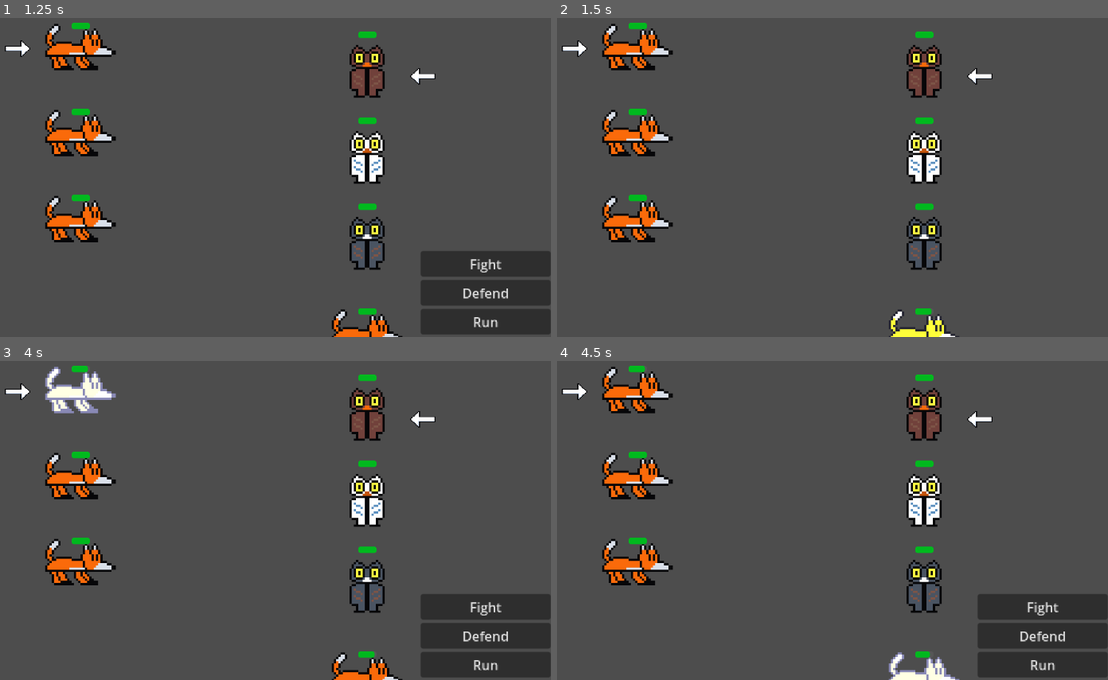
Above: before the commit, frames 1-4 (two rows, left to right).
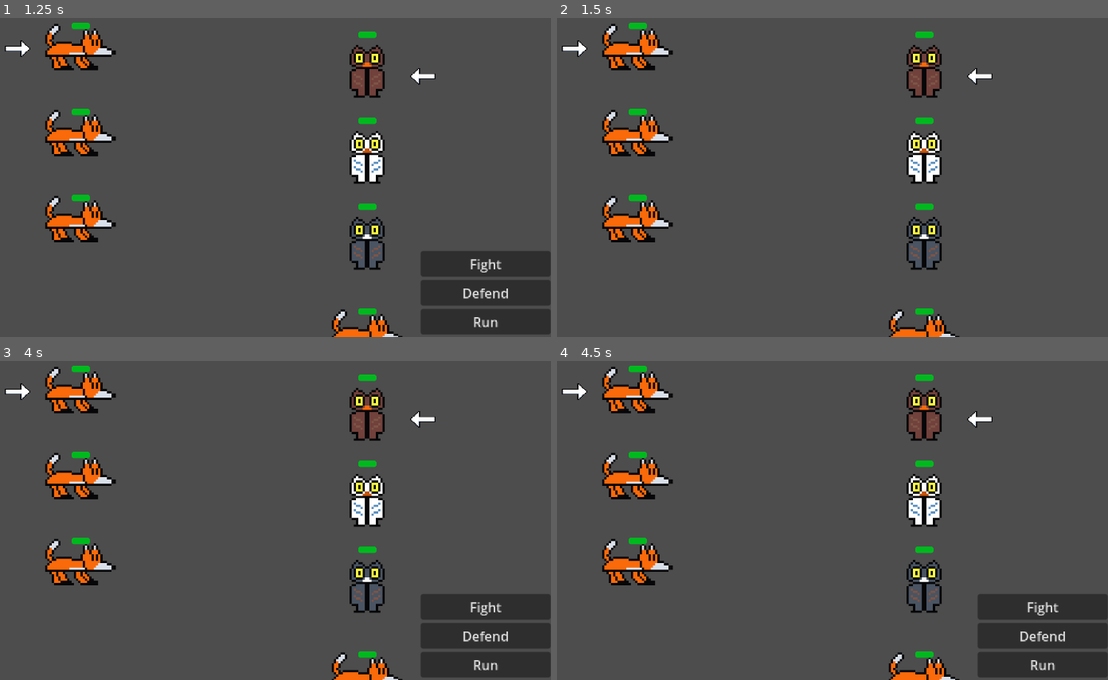
Above: after the commit, the same moments.

Repository: ULTRABEAN7001/Godot-4-JRPG
Game: Godot game, scene res://battle.tscn
Same seed, same stepped clock (60 frames per second), same inputs: the game is played once before the commit and once after it.
Inputs:
- Up to frame 1 (1.25 s): tap Enter (ui_accept) at 0.5, 0.6, 0.77, 1.07 s; hold Up (ui_up) from 0.53 s (still down)
- Up to frame 2 (1.5 s): release Up (ui_up) at 1.25 s; click "Defend" at 1.25 s
- Up to frame 3 (4 s): hold Down (ui_down) 2.03-2.75 s; tap Enter (ui_accept) at 2.1, 2.27, 2.57, 3.5, 3.6 s; click "Fight" at 2.75 s; hold Up (ui_up) from 3.53 s (still down)
- Up to frame 4 (4.5 s): keep holding Up (ui_up); tap Enter (ui_accept) at 4.35 s

Frame 1 is identical in both runs. In frame 2, 0.5% of the frame differs, in the area x 60-73%, y 91-100%; in frame 3, 1.0%, in the area x 8-69%, y 1-94%; in frame 4, 0.6%.

Commit message:
Attempted to implement attack queue

Diff:
--- a/EnemyGroup.gd
+++ b/EnemyGroup.gd
@@ -3,6 +3,7 @@
 @onready var enemies: Array = get_children()
 @onready var battle = get_parent()
 @onready var battle_queue: Array
+@onready var battle_indexes: Array
 @onready var player_group = %PlayerGroup
 @onready var players = player_group.players
 @onready var player_count = players.size()
@@ -20,25 +21,37 @@
 
 func _process(delta):
 	#This happens when the player clicks on fight
+	if battle_queue.size() == enemies.size():
+		print("doner")
+		for i in range(battle_queue.size()):
+			#battle_queue[i].call(battle_indexes[i])
+			print("pop")
+			await get_tree().create_timer(3).timeout
+
+		battle_queue.clear()
+		print("done")
+		reset_choice()
+		emit_signal("next_player_turn")
+
+
 	if battle.chose_fight == true:
 		fight()
+
 
 func show_arrow(x, y):
 	enemies[x].choose()
 	enemies[y].unchoose()
 
-func attack_queue():
+func attack_queue(i):
 	#enemies will take damage then it will confirm attack is done
 	#then after 0.5 seconds the enemy will attack
 	#the steps above are reverted and then it resets
-	enemies[index].take_damage(10)
+	enemies[i].take_damage(10)
 	attack_finished = true
 	await get_tree().create_timer(0.5).timeout
-	attack_player()
+	attack_player(i)
 	battle.chose_fight = false
 	attack_finished = false
-	reset_choice()
-	emit_signal("next_player_turn")
 
 func choose_enemy():
 	enemies[0].choose()
@@ -50,14 +63,17 @@
 		enemy.unchoose()
 	choose_enemy()
 	battle.v_box_container.visible = false
+	print(battle_indexes)
 
-func attack_player():
+func attack_player(i):
 	#a random player is chosen via the index and a random enemy's damage is used
+	print(i)
 	players[randi_range(0, player_count-1)].take_damage(enemies[randi_range(0, index-1)].damage)
 
 func _on_defend_pressed():
 	#similar function to attack_queue() but no harm is done to the enemies
-	attack_player()
+	battle_queue.append(Callable(self, "attack_player"))
+	battle_indexes.push_back(index) #to help make actions go in order
 	emit_signal("next_player_turn")
 
 func fight():
@@ -74,9 +90,14 @@
 
 	#starts the attack queue function and the second condition prevents double attacking
 	if Input.is_action_just_pressed("ui_accept") and attack_finished == false:
-		attack_queue()
+		battle_indexes.push_back(index) #to help make actions go in order
+		battle_queue.append(Callable(self, "attack_queue"))
+		attack_finished = true
+		battle.chose_fight = false
+		attack_finished = false
+		reset_choice()
 		emit_signal("next_player_turn")
 
 #to keep track of turn/move queue
 func _on_player_group_make_choice():
-	sequences += 1
+	pass
--- a/player_group.gd
+++ b/player_group.gd
@@ -39,7 +39,6 @@
 	index = 0
 	for i in players:
 		i.unchoose()
-		i.is_protected = false
 	players[0].choose()
 
 func _on_enemy_group_next_player_turn():
